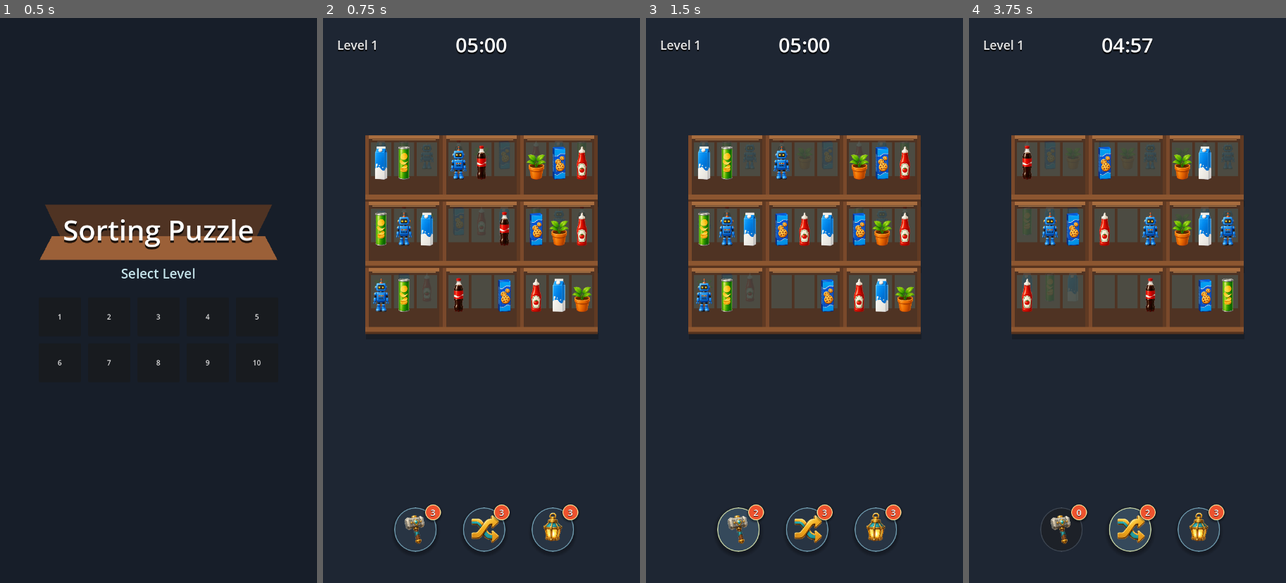
Above: before the commit, frames 1-4 (left to right).
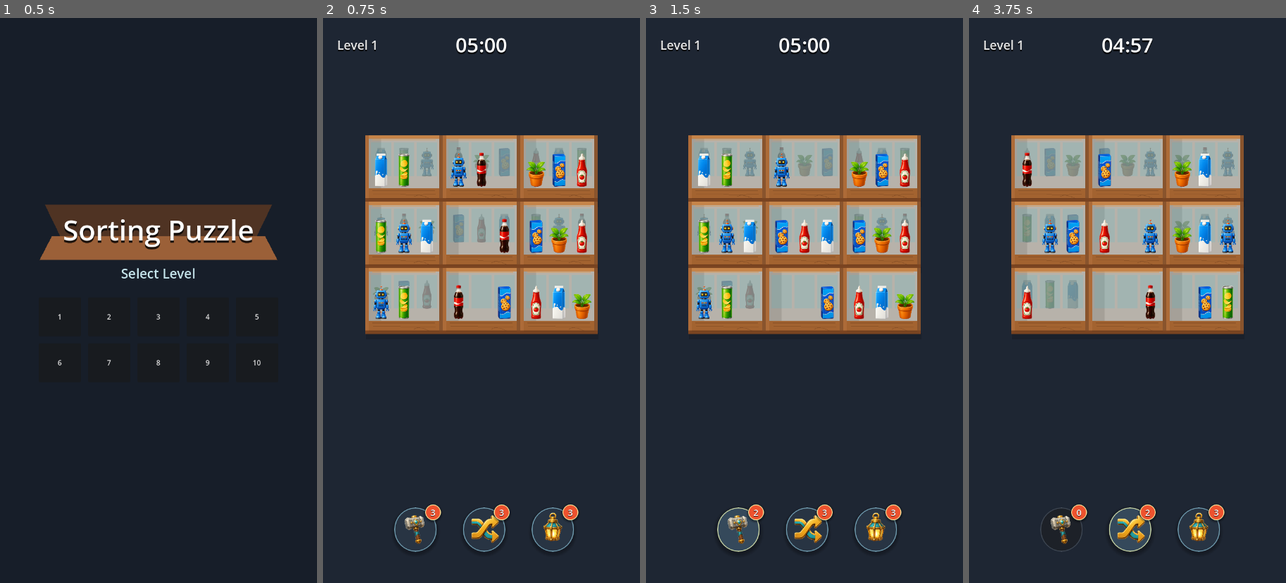
Above: after the commit, the same moments.

Repository: vladeque/sorting-puzzle
Game: Godot game, scene res://scenes/main_menu.tscn
The game is run twice, just before and just after one commit, with the same random seed, the same clock (stepped at 60 frames per second) and the same inputs.
Inputs:
- Up to frame 1 (0.5 s): no input
- Up to frame 2 (0.75 s): click "1" at 0.5 s
- Up to frame 3 (1.5 s): click "3" at 1.25 s
- Up to frame 4 (3.75 s): click "2" at 2 s; click "1" at 2.75 s; click "3" at 3.5 s

Frame 1 is identical in both runs. In frame 2, 23% of the frame differs, in the area x 13-87%, y 20-56%; in frame 3, 23%; in frame 4, 24%.

Commit message:
Add shelf floor and back wall

Diff:
--- a/scripts/level.gd
+++ b/scripts/level.gd
@@ -1,6 +1,5 @@
 extends Node2D
 
-const SLOT_ITEM_POSITION := Vector2(0, -42)
 const SLOT_COUNT := 3
 const SLOT_POSITIONS := [Vector2(-52, 0), Vector2(0, 0), Vector2(52, 0)]
 const SHELF_CELL_LEFT := -88.0
@@ -8,8 +7,12 @@
 const SHELF_CELL_TOP := -104.0
 const SHELF_CELL_BOTTOM := 46.0
 const SHELF_WALL_THICKNESS := 8.0
-const SHELF_FLOOR_THICKNESS := 16.0
+const SHELF_FLOOR_SURFACE_Y := 16.0
 const SHELF_CELL_SIZE := Vector2(SHELF_CELL_RIGHT - SHELF_CELL_LEFT, SHELF_CELL_BOTTOM - SHELF_CELL_TOP)
+const SHELF_INNER_LEFT := SHELF_CELL_LEFT + SHELF_WALL_THICKNESS
+const SHELF_INNER_RIGHT := SHELF_CELL_RIGHT - SHELF_WALL_THICKNESS
+const SHELF_INNER_TOP := SHELF_CELL_TOP + SHELF_WALL_THICKNESS
+const SLOT_ITEM_POSITION := Vector2(0, SHELF_FLOOR_SURFACE_Y - 42.0)
 const BACK_LAYER_PREFIX := "ShelfLayer"
 const FIRST_BACK_LAYER_INDEX := 1
 const ABILITY_HAMMER := &"hammer"
@@ -260,7 +263,7 @@
 		shelf,
 		"Shadow",
 		0,
-		Color(0.03, 0.025, 0.02, 0.26),
+		Color(0.03, 0.025, 0.02, 0.18),
 		SHELF_CELL_LEFT + 2.0,
 		SHELF_CELL_BOTTOM - 2.0,
 		SHELF_CELL_RIGHT + 2.0,
@@ -268,19 +271,29 @@
 	)
 	_add_rect_polygon(
 		shelf,
-		"BackPanel",
+		"BackWall",
 		1,
-		Color(0.31, 0.2, 0.14, 1),
-		SHELF_CELL_LEFT + SHELF_WALL_THICKNESS,
-		SHELF_CELL_TOP + SHELF_WALL_THICKNESS,
-		SHELF_CELL_RIGHT - SHELF_WALL_THICKNESS,
-		SHELF_CELL_BOTTOM - SHELF_FLOOR_THICKNESS
+		Color(0.72, 0.7, 0.67, 1),
+		SHELF_INNER_LEFT,
+		SHELF_INNER_TOP,
+		SHELF_INNER_RIGHT,
+		SHELF_FLOOR_SURFACE_Y
+	)
+	_add_rect_polygon(
+		shelf,
+		"BackWallLeftShade",
+		2,
+		Color(0.62, 0.6, 0.57, 0.74),
+		SHELF_INNER_LEFT,
+		SHELF_INNER_TOP,
+		SHELF_INNER_LEFT + 28.0,
+		SHELF_FLOOR_SURFACE_Y
 	)
 	_add_rect_polygon(
 		shelf,
 		"Ceiling",
-		2,
-		Color(0.66, 0.43, 0.25, 1),
+		3,
+		Color(0.78, 0.52, 0.29, 1),
 		SHELF_CELL_LEFT,
 		SHELF_CELL_TOP,
 		SHELF_CELL_RIGHT,
@@ -289,8 +302,8 @@
 	_add_rect_polygon(
 		shelf,
 		"LeftWall",
-		3,
-		Color(0.48, 0.29, 0.17, 1),
+		4,
+		Color(0.68, 0.42, 0.22, 1),
 		SHELF_CELL_LEFT,
 		SHELF_CELL_TOP,
 		SHELF_CELL_LEFT + SHELF_WALL_THICKNESS,
@@ -299,8 +312,8 @@
 	_add_rect_polygon(
 		shelf,
 		"RightWall",
-		3,
-		Color(0.38, 0.23, 0.14, 1),
+		4,
+		Color(0.54, 0.33, 0.18, 1),
 		SHELF_CELL_RIGHT - SHELF_WALL_THICKNESS,
 		SHELF_CELL_TOP,
 		SHELF_CELL_RIGHT,
@@ -308,24 +321,25 @@
 	)
 	_add_rect_polygon(
 		shelf,
-		"Floor",
-		4,
-		Color(0.55, 0.34, 0.19, 1),
+		"FloorSurface",
+		5,
+		Color(0.64, 0.39, 0.19, 1),
+		SHELF_INNER_LEFT,
+		SHELF_FLOOR_SURFACE_Y,
+		SHELF_INNER_RIGHT,
+		SHELF_CELL_BOTTOM - 4.0
+	)
+	_add_rect_polygon(
+		shelf,
+		"FloorFrontLip",
+		5,
+		Color(0.48, 0.27, 0.13, 1),
 		SHELF_CELL_LEFT,
-		SHELF_CELL_BOTTOM - SHELF_FLOOR_THICKNESS,
+		SHELF_CELL_BOTTOM - 8.0,
 		SHELF_CELL_RIGHT,
 		SHELF_CELL_BOTTOM
 	)
-	_add_rect_polygon(
-		shelf,
-		"FloorLip",
-		5,
-		Color(0.34, 0.2, 0.12, 1),
-		SHELF_CELL_LEFT,
-		SHELF_CELL_BOTTOM - 5.0,
-		SHELF_CELL_RIGHT,
-		SHELF_CELL_BOTTOM
-	)
+	_add_floor_grain(shelf)
 	_add_highlight(shelf)
 
 	for slot_index in range(SLOT_COUNT):
@@ -361,6 +375,68 @@
 	]))
 
 
+func _add_line(parent: Node, node_name: String, z_index: int, color: Color, width: float, points: PackedVector2Array) -> void:
+	var line := Line2D.new()
+	line.name = node_name
+	line.z_index = z_index
+	line.default_color = color
+	line.width = width
+	line.points = points
+	parent.add_child(line)
+
+
+func _add_floor_grain(shelf: Node) -> void:
+	var grain_color := Color(0.38, 0.21, 0.1, 0.34)
+	_add_line(
+		shelf,
+		"FloorGrainBack",
+		6,
+		grain_color,
+		1.2,
+		PackedVector2Array([
+			Vector2(SHELF_INNER_LEFT + 8.0, SHELF_FLOOR_SURFACE_Y + 5.0),
+			Vector2(SHELF_INNER_RIGHT - 10.0, SHELF_FLOOR_SURFACE_Y + 5.0),
+		])
+	)
+	_add_line(
+		shelf,
+		"FloorGrainMiddle",
+		6,
+		grain_color,
+		1.0,
+		PackedVector2Array([
+			Vector2(SHELF_INNER_LEFT + 10.0, SHELF_FLOOR_SURFACE_Y + 13.0),
+			Vector2(SHELF_INNER_LEFT + 60.0, SHELF_FLOOR_SURFACE_Y + 12.0),
+			Vector2(SHELF_INNER_LEFT + 96.0, SHELF_FLOOR_SURFACE_Y + 15.0),
+			Vector2(SHELF_INNER_RIGHT - 8.0, SHELF_FLOOR_SURFACE_Y + 13.0),
+		])
+	)
+	_add_line(
+		shelf,
+		"FloorGrainKnot",
+		6,
+		Color(0.32, 0.17, 0.08, 0.28),
+		1.0,
+		PackedVector2Array([
+			Vector2(SHELF_INNER_RIGHT - 58.0, SHELF_FLOOR_SURFACE_Y + 19.0),
+			Vector2(SHELF_INNER_RIGHT - 48.0, SHELF_FLOOR_SURFACE_Y + 15.0),
+			Vector2(SHELF_INNER_RIGHT - 34.0, SHELF_FLOOR_SURFACE_Y + 18.0),
+			Vector2(SHELF_INNER_RIGHT - 22.0, SHELF_FLOOR_SURFACE_Y + 23.0),
+		])
+	)
+	_add_line(
+		shelf,
+		"FloorGrainFront",
+		6,
+		grain_color,
+		1.2,
+		PackedVector2Array([
+			Vector2(SHELF_CELL_LEFT + 8.0, SHELF_CELL_BOTTOM - 7.0),
+			Vector2(SHELF_CELL_RIGHT - 8.0, SHELF_CELL_BOTTOM - 7.0),
+		])
+	)
+
+
 func _add_highlight(parent: Node) -> void:
 	var highlight := Line2D.new()
 	highlight.name = "Highlight"
Not shown, changed: docs/PROJECT_MAP.md
Not shown, changed: docs/SCENES.md
Not shown, changed: docs/SCRIPTS.md
